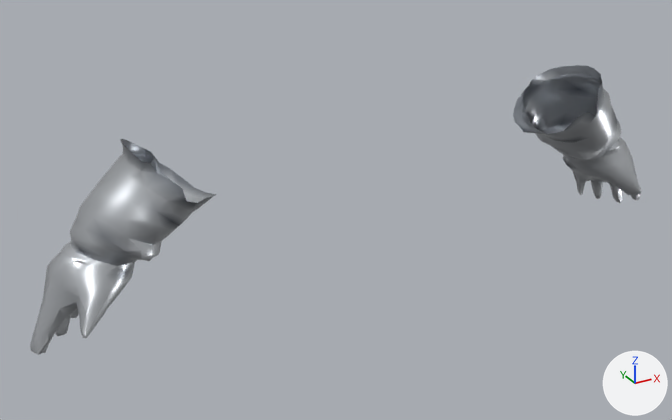
A saved change to the glTF model assets_src/armor/kargan_1/heavy_a_hands.glb.
Both versions are drawn from a 50 mm lens placed at (-0.941, -1.453, 1.804), pointed at (-0.092, 0.091, 1.032). Lighting does not change. The marker at lower right points along +X, +Y and +Z. The older version comes first. Vertices at exactly the same position are counted once.

Before the edit, the objects in view are built like this:
```python
me_heavy_a_hands = bpy.data.meshes.new('heavy_a_hands')
me_heavy_a_hands.from_pydata(...)  # 688 vertices, 1300 faces; spans x -0.732..0.74, y -0.055..0.171, z 0.88..1.264
me_heavy_a_hands.materials.append(mat_metal)
ob_heavy_a_hands = bpy.data.objects.new('heavy_a_hands', me_heavy_a_hands)
ob_heavy_a_hands.location = (0.0, 0.0, 0.0)
```
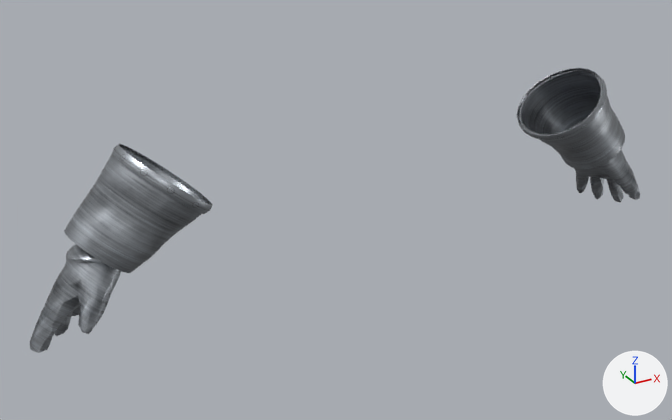
What differs and where, as boxes [x1, y1, x2, y2] in the pictures (672 x 420 px):
'heavy_a_hands', reshaped: before [30, 65, 641, 355]; after [30, 68, 640, 353]
part 1 of me_heavy_a_hands, rebuilt (23% narrower, 42% shorter): before [30, 139, 217, 355]; after [64, 148, 208, 273]
part 2 of me_heavy_a_hands, rebuilt (17% narrower, 27% shorter): before [513, 65, 641, 203]; after [519, 69, 625, 169]
part 3 of me_heavy_a_hands, added: after [30, 244, 121, 353]
part 4 of me_heavy_a_hands, added: after [570, 122, 640, 202]
part 5 of me_heavy_a_hands, added: after [516, 68, 607, 141]
part 6 of me_heavy_a_hands, added: after [112, 144, 213, 214]

The change, as a list of edits to the scene's bpy script:
```text
Add img_trim_n_png:
    img_trim_n_png = load_image('trim_n.png', '../textures/trim_n.png', 128, 64, 'Non-Color')
Add img_trim_c_png:
    img_trim_c_png = load_image('trim_c.png', '../textures/trim_c.png', 128, 64, 'sRGB')
Add img_trim_orm_png:
    img_trim_orm_png = load_image('trim_orm.png', '../textures/trim_orm.png', 128, 64, 'Non-Color')
Add img_steel_orm_png:
    img_steel_orm_png = load_image('steel_orm.png', '../textures/steel_orm.png', 256, 256, 'Non-Color')
Add img_steel_n_png:
    img_steel_n_png = load_image('steel_n.png', '../textures/steel_n.png', 256, 256, 'Non-Color')
Add img_steel_c_png:
    img_steel_c_png = load_image('steel_c.png', '../textures/steel_c.png', 256, 256, 'sRGB')
Add mat_trim:
    mat_trim = bpy.data.materials.new('trim')
    # uses the picture img_trim_c_png
    # uses the picture img_trim_n_png
    # uses the picture img_trim_orm_png
Add mat_steel:
    mat_steel = bpy.data.materials.new('steel')
    # uses the picture img_steel_c_png
    # uses the picture img_steel_n_png
    # uses the picture img_steel_orm_png
Change me_heavy_a_hands:
    used by ob_heavy_a_hands; location = (0.0, 0.0, 0.0)
    remove me_heavy_a_hands.from_pydata(...)  # 688 vertices, 1300 faces; spans x -0.732..0.74, y -0.055..0.171, z 0.88..1.264
    remove me_heavy_a_hands.materials.append(mat_metal)
    add me_heavy_a_hands.from_pydata(...)  # 1362 vertices, 2474 faces; spans x -0.733..0.739, y -0.049..0.168, z 0.884..1.256
    me_heavy_a_hands part 1: the loose piece of 346 vertices spanning x -0.732..-0.369, y -0.053..0.17, z 0.88..1.262 is rebuilt with 288 vertices and now spans x -0.643..-0.388, y -0.041..0.161, z 1.018..1.252, in mat_steel
    me_heavy_a_hands part 2: the loose piece of 342 vertices spanning x 0.374..0.74, y -0.055..0.171, z 0.887..1.264 is rebuilt with 288 vertices and now spans x 0.389..0.647, y -0.043..0.163, z 1.016..1.253, in mat_steel
    me_heavy_a_hands part 3: a new loose piece of 284 vertices spanning x -0.733..-0.528, y -0.028..0.151, z 0.884..1.115, in mat_steel
    me_heavy_a_hands part 4: a new loose piece of 262 vertices spanning x 0.527..0.739, y -0.026..0.153, z 0.889..1.117, in mat_steel
    me_heavy_a_hands part 5: a new loose piece of 120 vertices spanning x 0.383..0.547, y -0.049..0.168, z 1.115..1.256, in mat_trim
    me_heavy_a_hands part 6: a new loose piece of 120 vertices spanning x -0.547..-0.382, y -0.046..0.167, z 1.114..1.256, in mat_trim
    add me_heavy_a_hands.materials.append(mat_steel)
    add me_heavy_a_hands.materials.append(mat_trim)
```
